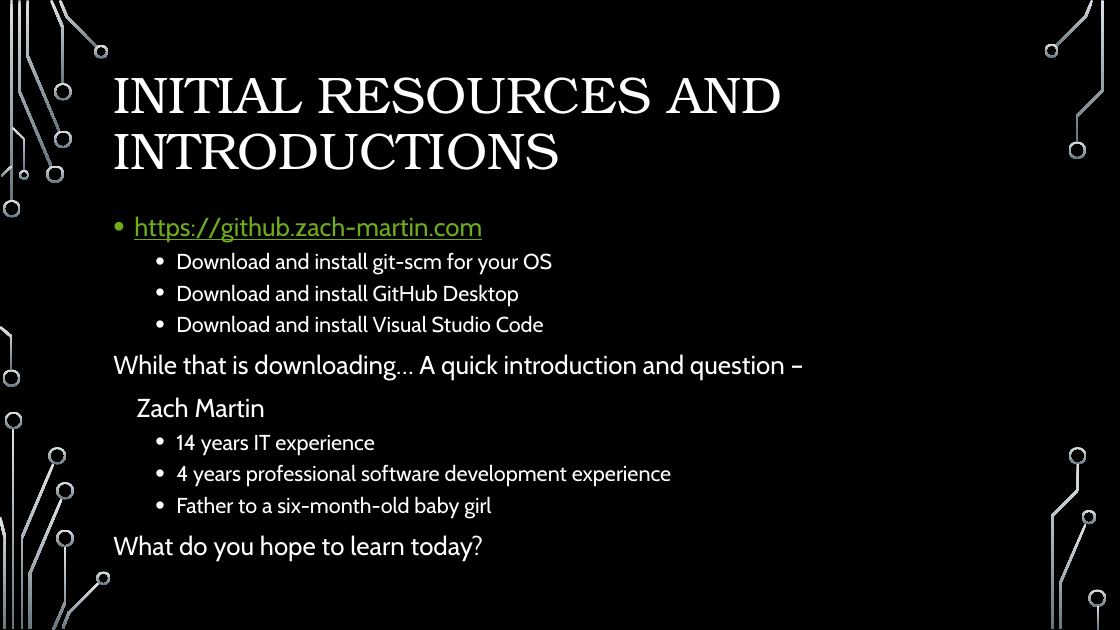
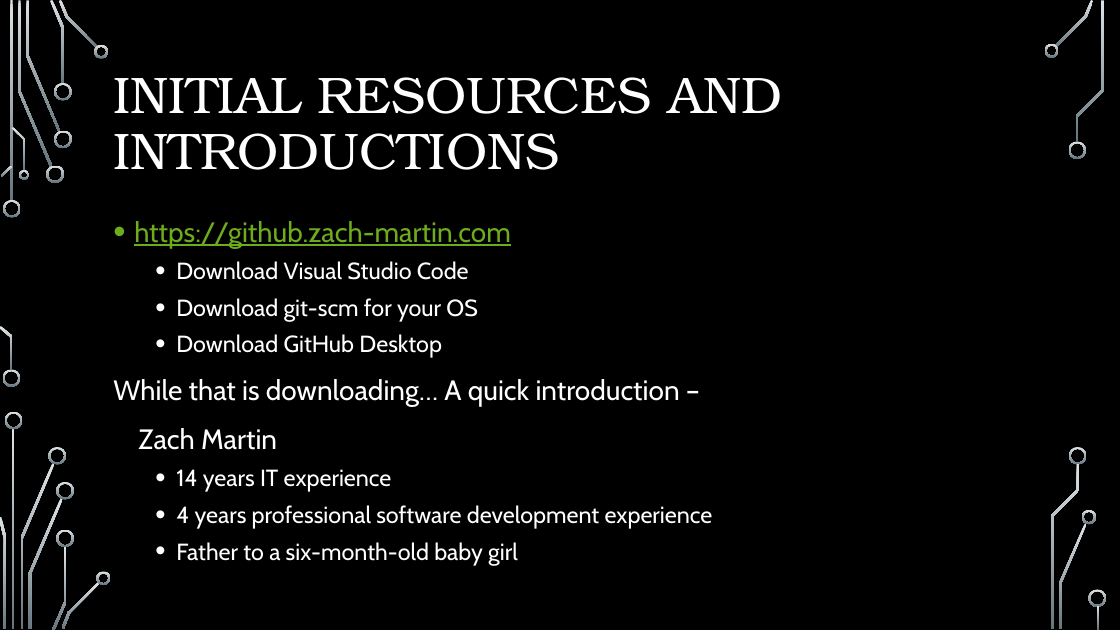
Before and after one commit to onideus/github-101-website, a slide deck: slide 2 of resources/Introduction to github.pptx. Drawn at 1120x630 pixels with LibreOffice and Linux fonts; fonts in the diff are those of the drawing; background and template pictures are left out. Boxes give left, top, right and bottom in pixels: in the first picture for what was removed or moved away, otherwise in the second. Text is boxed around its words. In the diff, an @@ line names an element or a change of style, - is before the commit and + after.

```diff
--- a/resources/Introduction to github.pptx
+++ b/resources/Introduction to github.pptx
@@ text at [134, 221, 713, 565]: size 22.2 to 24 pt in "https://github.zach-martin.com", "Zach Martin"; size 18.5 to 20 pt in "14 years IT experience", "4 years professional software development experience", "Father to a six-month-old baby girl"; line spacing 1 to 1.1 @@
@@ text at [113, 261, 680, 407]: text changed; size 18.5 to 20 pt @@
-  • Download and install git-scm for your OS
-  • Download and install GitHub Desktop
-  • Download and install Visual Studio Code
-While that is downloading… A quick introduction and question –
+  • Download Visual Studio Code
+  • Download git-scm for your OS
+  • Download GitHub Desktop
+While that is downloading… A quick introduction –
@@ text at [113, 535, 483, 561]: paragraph removed @@
-What do you hope to learn today?
```
Also in this commit, not shown: 4 other slides changed, 6 slides removed, 1 other file.
